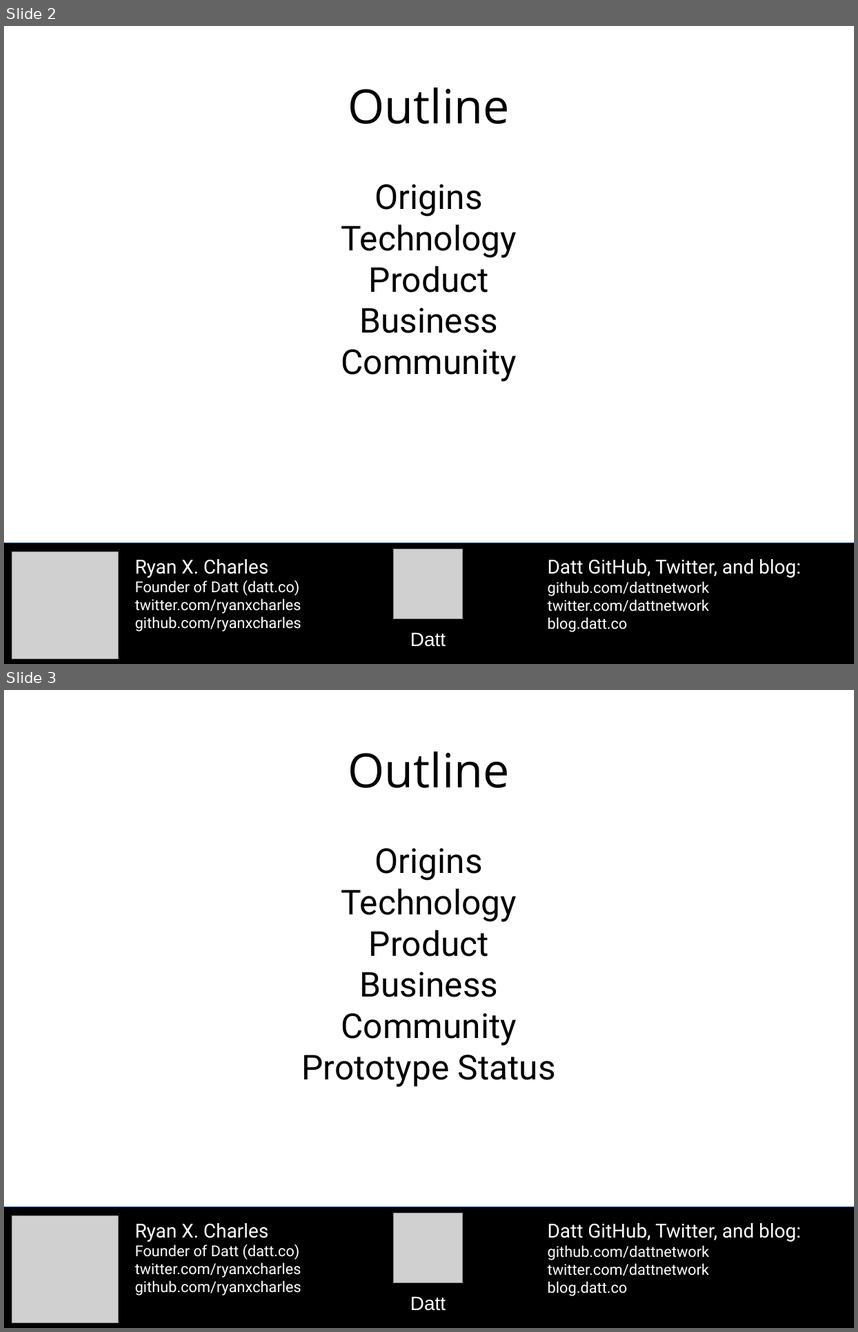
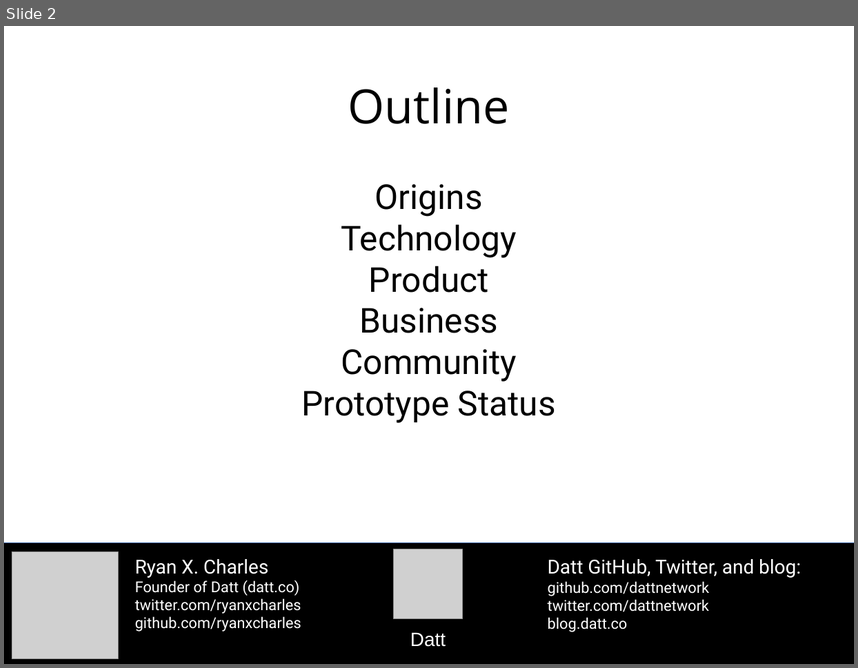
Before and after one commit to moneybutton/yours-core, a slide deck: archive/2015-10-27-datt-sf-bitcoin-social.odp. Shown one above the other, each under a label of ours: slides 2 and 3 before the commit, slide 2 after it. The pictures are 858x1332 and 858x668 pixels, drawn with LibreOffice and Linux fonts; fonts in the diff are those of the drawing; grey boxes stand for pictures. Boxes give left, top, right and bottom in pixels: in the first picture for what was removed or moved away, otherwise in the second. Text is boxed around its words. In the diff, an @@ line names an element or a change of style, - is before the commit and + after.

```diff
--- a/archive/2015-10-27-datt-sf-bitcoin-social.odp
+++ b/archive/2015-10-27-datt-sf-bitcoin-social.odp
@@ slide 2 removed at bbox=[4, 26, 854, 664], background #FFFFFF @@
@@ title removed at bbox=[348, 87, 510, 124] @@
-Outline
@@ subtitle removed at bbox=[341, 184, 517, 381] @@
-Origins
-Technology
-Product
-Business
-Community
@@ rectangle removed at bbox=[4, 543, 854, 664] @@
@@ picture removed at bbox=[12, 551, 119, 659] @@
@@ text removed at bbox=[135, 559, 301, 631] @@
-Ryan X. Charles
-Founder of Datt (datt.co)
-twitter.com/ryanxcharles
-github.com/ryanxcharles
@@ picture removed at bbox=[394, 549, 463, 619] @@
@@ text removed at bbox=[548, 559, 801, 632] @@
-Datt GitHub, Twitter, and blog:
-github.com/dattnetwork
-twitter.com/dattnetwork
-blog.datt.co
@@ text removed at bbox=[410, 632, 446, 646] @@
-Datt
@@ what was slide 3 is now slide 2 @@
```
Also in this commit, not shown: 4 slides changed, 1 other file.
